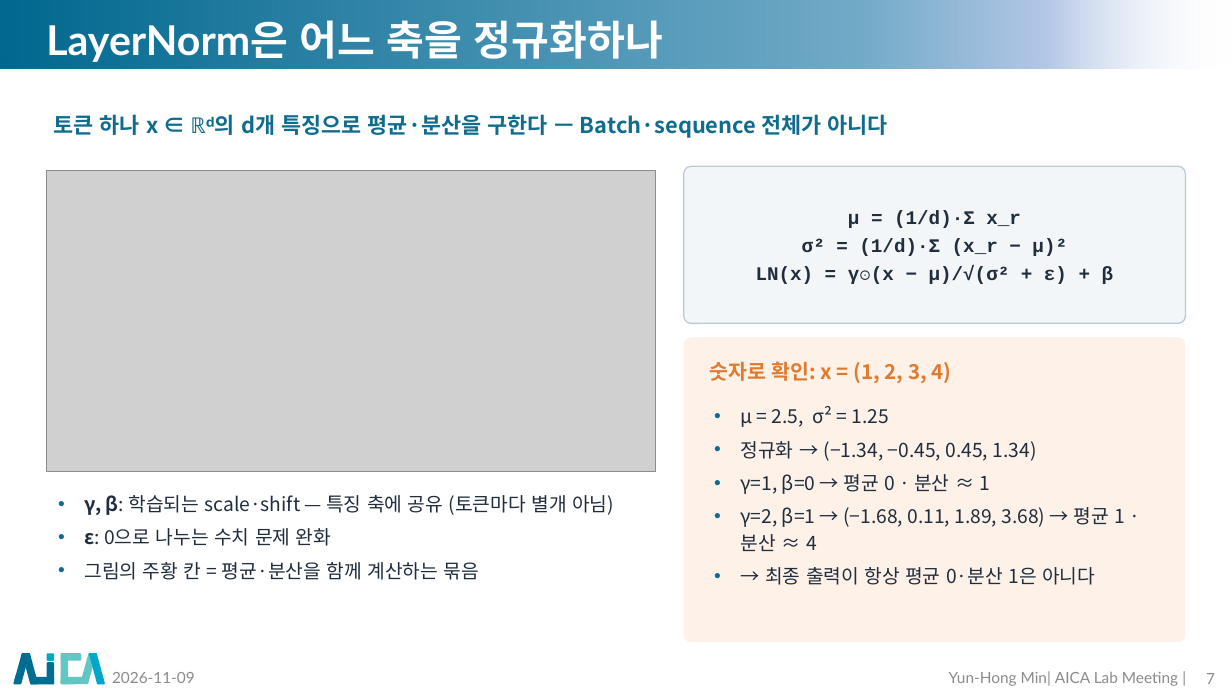
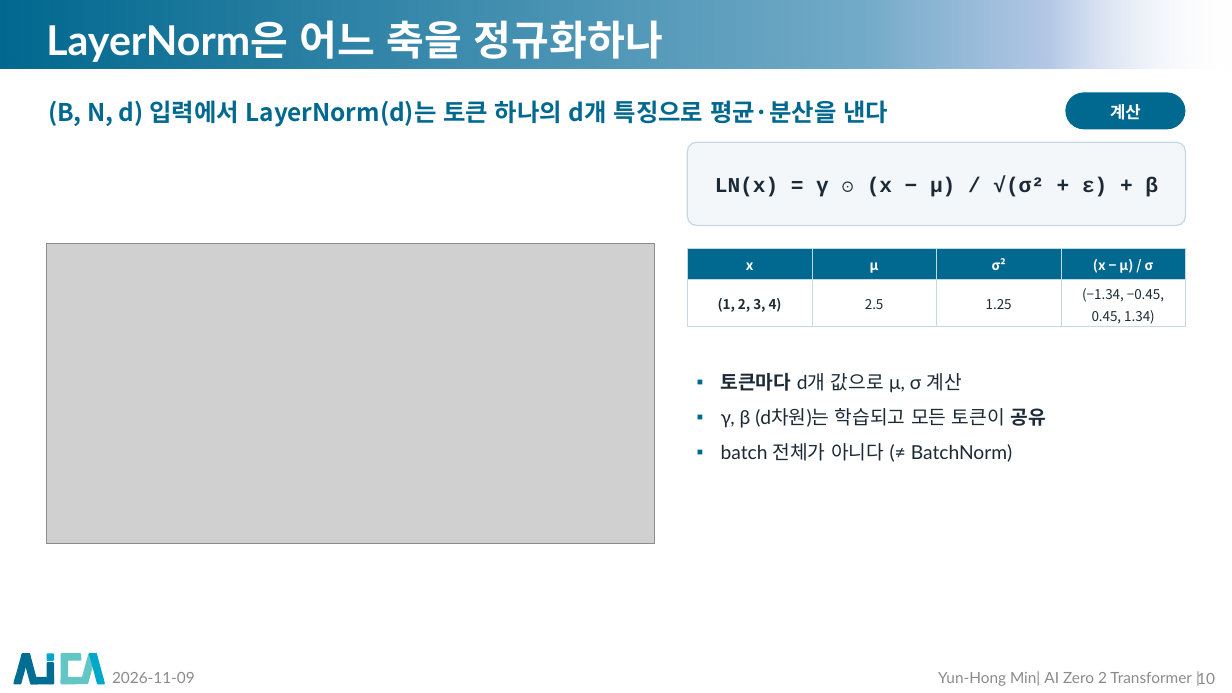
Before and after one commit to myunhh/AI-Zero-2-Transformers, a slide deck: slide 10 of lectures/week06_transformer_complete.pptx (slide 7 before the commit). Drawn at 1232x693 pixels with LibreOffice and Linux fonts; fonts in the diff are those of the drawing; grey boxes stand for pictures; background and template pictures are left out. Boxes give left, top, right and bottom in pixels: in the first picture for what was removed or moved away, otherwise in the second. Text is boxed around its words. In the diff, an @@ line names an element or a change of style, - is before the commit and + after.

```diff
--- a/lectures/week06_transformer_complete.pptx
+++ b/lectures/week06_transformer_complete.pptx
@@ text at (48, 100, 888, 127): text changed; size 17 to 19 pt; text colour #0F6C8C to #01688F @@
-토큰 하나 x ∈ ℝᵈ의 d개 특징으로 평균·분산을 구한다 — Batch·sequence 전체가 아니다
+(B, N, d) 입력에서 LayerNorm(d)는 토큰 하나의 d개 특징으로 평균·분산을 낸다
@@ rounded rectangle added at (1066, 92, 1186, 129), fill #01688F, 13 pt, text #FFFFFF, bold @@
+계산
@@ rounded rectangle: place and size @@
-rounded rectangle at (684, 166, 1186, 323)
+rounded rectangle at (688, 142, 1186, 226)
@@ rounded rectangle at (688, 142, 1186, 226): fill #F3F6F8 to #F4F7F9; outline #B9CBD3 1 pt to #C5D9E4 1 pt; proportions changed @@
@@ text at (715, 177, 1158, 197): text changed; size 15 to 16.5 pt; text colour #1F2D3D to #1B2A36 @@
-μ = (1/d)·Σ x_r
-σ² = (1/d)·Σ (x_r − μ)²
-LN(x) = γ⊙(x − μ)/√(σ² + ε) + β
+LN(x) = γ ⊙ (x − μ) / √(σ² + ε) + β
@@ picture: place and size @@
-picture at (46, 171, 656, 472)
+picture at (46, 243, 655, 543)
@@ table added at (688, 249, 1187, 328), 2 rows, 4 columns @@
+x | μ | σ² | (x − μ) / σ
+(1, 2, 3, 4) | 2.5 | 1.25 | (−1.34, −0.45, 0.45, 1.34)
@@ rounded rectangle removed at (684, 337, 1186, 642) @@
@@ text removed at (710, 361, 952, 383) @@
-숫자로 확인: x = (1, 2, 3, 4)
@@ text added at (721, 373, 1045, 462), 15 pt, text #1B2A36 @@
+▪ 토큰마다 d개 값으로 μ, σ 계산
+▪ γ, β (d차원)는 학습되고 모든 토큰이 공유
+▪ batch 전체가 아니다 (≠ BatchNorm)
@@ text removed at (741, 406, 1125, 585) @@
-• μ = 2.5, σ² = 1.25
-• 정규화 → (−1.34, −0.45, 0.45, 1.34)
-• γ=1, β=0 → 평균 0 · 분산 ≈ 1
-• γ=2, β=1 → (−1.68, 0.11, 1.89, 3.68) → 평균 1 · 분산 ≈ 4
-• → 최종 출력이 항상 평균 0·분산 1은 아니다
@@ text removed at (85, 495, 614, 580) @@
-• γ, β: 학습되는 scale·shift — 특징 축에 공유 (토큰마다 별개 아님)
-• ε: 0으로 나누는 수치 문제 완화
-• 그림의 주황 칸 = 평균·분산을 함께 계산하는 묶음
@@ text at (938, 671, 1192, 686): text changed @@
-Yun-Hong Min| AICA Lab Meeting |
+Yun-Hong Min| AI Zero 2 Transformer |
@@ page number at (1197, 671, 1215, 686): text changed @@
-7
+10
```
Also in this commit, not shown: 17 other slides changed, 34 slides added, 25 slides removed, 21 other files.
